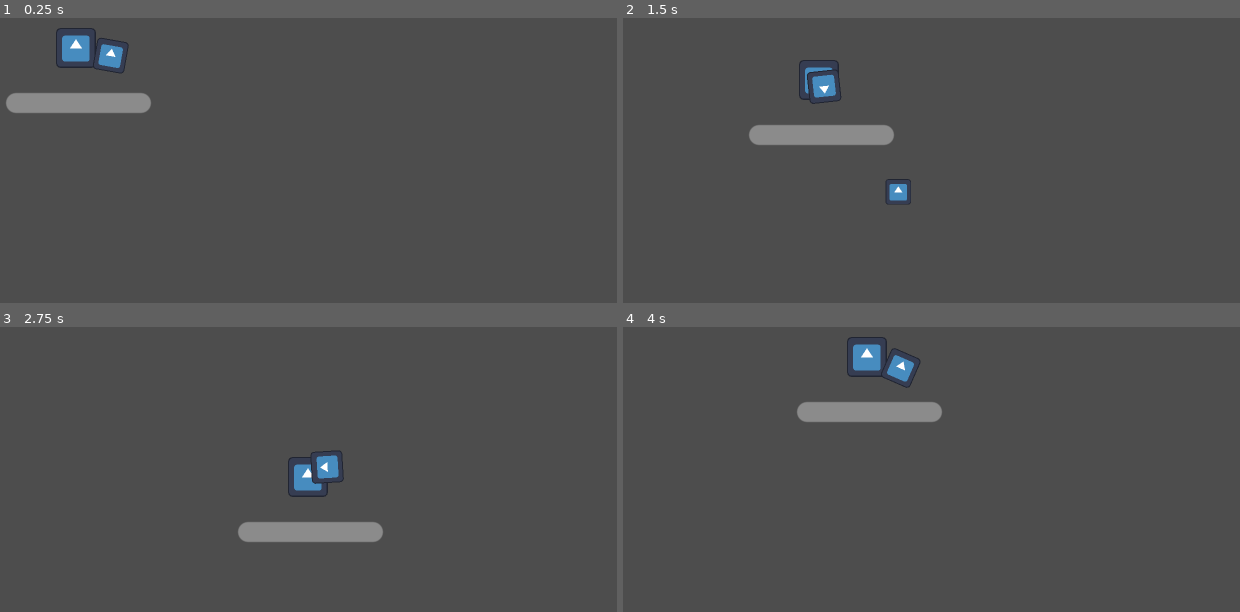
Above: before the commit, frames 1-4 (two rows, left to right).
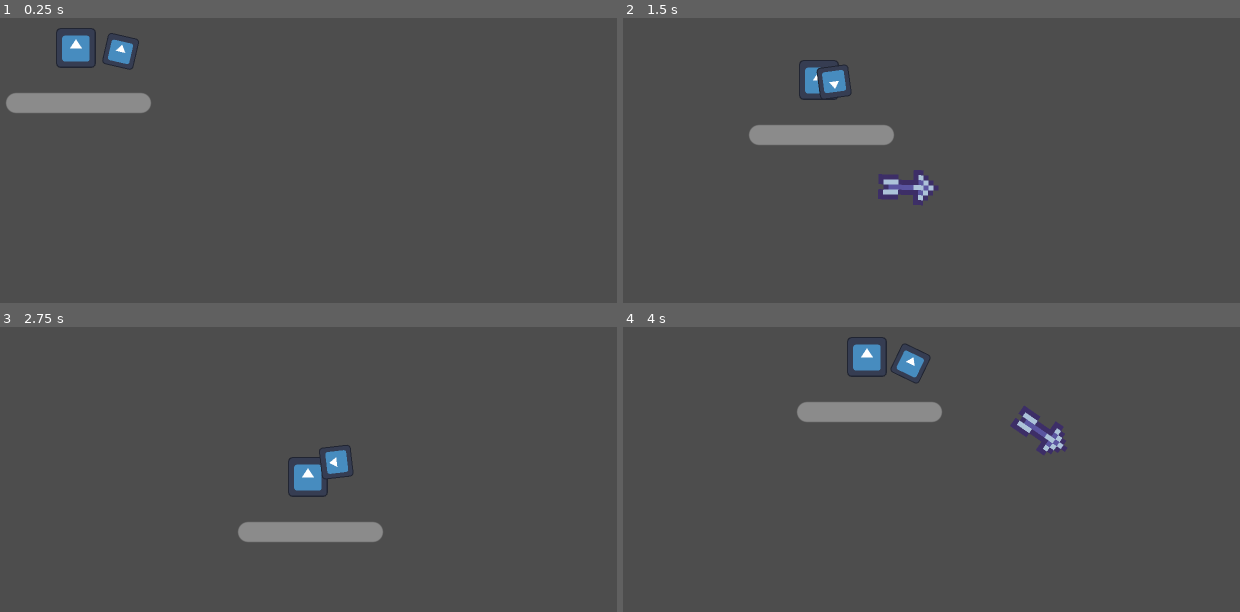
Above: after the commit, the same moments.

Repository: Renan-G-projec/DungeonWarrior
Game: Godot game, scene res://scenes/main.tscn
Two runs of this game, one before a commit and one after it. Both use one fixed random seed, a clock stepped at 60 frames per second and the inputs below. The engine's default icon, where the game draws it, is replaced by a stand-in: a white triangle on a blue panel in a dark square.
Inputs (mouse positions are in pixels of both pictures, inside the frame that each line leads up to):
- Up to frame 1 (0.25 s): no input
- Up to frame 2 (1.5 s): tap Enter at 0.5 s; move the mouse to (1036, 55) at 0.52 s; hold D (walk_right) 0.53-1.28 s; click (1036, 55) at 0.6 s; move the mouse to (697, 100) at 1.27 s; hold S (walk_down) from 1.28 s (still down); click (697, 100) at 1.35 s
- Up to frame 3 (2.75 s): move the mouse to (outside the picture) at 2.02 s; release S (walk_down) at 2.03 s; hold D (walk_right) from 2.03 s (still down); tap Alt at 2.1 s; click (outside the picture) at 2.3 s
- Up to frame 4 (4 s): move the mouse to (820, 478) at 2.77 s; release D (walk_right) at 2.78 s; hold W (walk_up) 2.78-3.53 s; tap Shift at 2.85 s; click (820, 478) at 3.05 s; move the mouse to (1098, 455) at 3.52 s; hold A (walk_left) from 3.53 s (still down); click (1098, 455) at 3.6 s

The runs differ from the first frame. In frame 1, 0.4% of the frame differs, in the area x 15-23%, y 5-20%; in frame 2, 1.2%, in the area x 29-52%, y 16-66%; in frame 3, 0.5%; in frame 4, 1.2%.

Commit message:
feat: Added Bow and fixed recharging race condition. AMDG

Diff:
--- a/features/player/player.gd
+++ b/features/player/player.gd
@@ -32,3 +32,7 @@
 		$Sprite2D.flip_h = true
 	elif _input_direction.x > 0.0:
 		$Sprite2D.flip_h = false
+
+
+func _on_bow_ammo_changed(new_ammo: int) -> void:
+	print(new_ammo)
--- a/features/player/player.tscn
+++ b/features/player/player.tscn
@@ -4,15 +4,14 @@
 [ext_resource type="Texture2D" uid="uid://bcs3p5vdech0p" path="res://icon.svg" id="1_sjcu7"]
 [ext_resource type="Script" uid="uid://c7gd8nrwsduhk" path="res://features/components/health_component.gd" id="3_emvbc"]
 [ext_resource type="PackedScene" uid="uid://cr6e8ow0yxrfy" path="res://features/components/lifebar.tscn" id="4_i250s"]
-[ext_resource type="PackedScene" uid="uid://bvc4oqeaqkdcs" path="res://features/weapons/bullet_weapon.tscn" id="5_6xbq4"]
-[ext_resource type="PackedScene" uid="uid://hjqp6neu5qh2" path="res://features/weapons/bullets/bullet_base.tscn" id="6_y2cyt"]
+[ext_resource type="PackedScene" uid="uid://ekpvivw2k8ru" path="res://features/weapons/weapons/bow.tscn" id="5_6xbq4"]
 
 [sub_resource type="RectangleShape2D" id="RectangleShape2D_d1p6d"]
 size = Vector2(8, 8)
 
 [node name="Player" type="CharacterBody2D" unique_id=2017001837 node_paths=PackedStringArray("weapon")]
 script = ExtResource("1_fcb3x")
-weapon = NodePath("BulletWeapon")
+weapon = NodePath("Bow")
 
 [node name="Sprite2D" type="Sprite2D" parent="." unique_id=440381024]
 position = Vector2(4.7683716e-07, -1.4305115e-06)
@@ -33,8 +32,8 @@
 offset_bottom = 9.0
 bind_health_component = NodePath("../HealthComponent")
 
-[node name="BulletWeapon" parent="." unique_id=148830378 instance=ExtResource("5_6xbq4")]
-position = Vector2(4, 1)
-bullet = ExtResource("6_y2cyt")
-ammo = 1000
-max_ammo = 1000
+[node name="Bow" parent="." unique_id=148830378 instance=ExtResource("5_6xbq4")]
+position = Vector2(6, 0)
+
+[connection signal="ammo_changed" from="Bow" to="." method="_on_bow_ammo_changed"]
+[connection signal="started_recharging" from="Bow" to="." method="_on_bow_started_recharging"]
--- a/features/weapons/bullet_weapon.gd
+++ b/features/weapons/bullet_weapon.gd
@@ -23,22 +23,26 @@
 signal started_recharging()
 signal ended_recharging()
 
-var _can_attack: bool = true
+var _is_recharging: bool = false
+var _is_on_cooldown: bool = false
 
 func attack() -> void:
-	if !_can_attack: return
+	if _is_recharging || _is_on_cooldown: return
 
 	var instantiated_bullet = bullet.instantiate()
 	get_tree().root.add_child(instantiated_bullet)
 
 	instantiated_bullet.velocity = Vector2.ONE * bullet_velocity
 	instantiated_bullet.global_position = %BulletSpawn.global_position
+	instantiated_bullet.rotation = rotation
 
-	_can_attack = false
+	_is_on_cooldown = true
 	ammo -= 1
+	%ShootCooldown.start()
 
 func start_recharging() -> void:
-	_can_attack = false
+	if _is_recharging: return
+	_is_recharging = true
 	started_recharging.emit()
 	%RechargeCooldown.start()
 
@@ -48,12 +52,11 @@
 func _to_mouse() -> float:
 	return (get_global_mouse_position() - global_position).angle()
 
-
 func _on_shoot_cooldown_timeout() -> void:
-	_can_attack = true
-
+	_is_on_cooldown = false
 
 func _on_recharge_cooldown_timeout() -> void:
-	_can_attack = true
+	_is_recharging = false
+
 	ammo = max_ammo
 	ended_recharging.emit()
--- a/features/weapons/bullet_weapon.tscn
+++ b/features/weapons/bullet_weapon.tscn
@@ -18,10 +18,11 @@
 
 [node name="ShootCooldown" type="Timer" parent="." unique_id=1198439160]
 unique_name_in_owner = true
-wait_time = 0.1
+wait_time = 0.3
 
 [node name="RechargeCooldown" type="Timer" parent="." unique_id=652784013]
 unique_name_in_owner = true
+wait_time = 3.0
 
 [connection signal="timeout" from="ShootCooldown" to="." method="_on_shoot_cooldown_timeout"]
 [connection signal="timeout" from="RechargeCooldown" to="." method="_on_recharge_cooldown_timeout"]
--- /dev/null
+++ b/features/weapons/bullets/arrow/bullet_arrow.tscn
@@ -0,0 +1,17 @@
+[gd_scene format=3 uid="uid://dsxik7rm7omd4"]
+
+[ext_resource type="PackedScene" uid="uid://hjqp6neu5qh2" path="res://features/weapons/bullets/bullet_base.tscn" id="1_0sw6j"]
+[ext_resource type="Texture2D" uid="uid://bqct4glwrmc87" path="res://features/weapons/bullets/arrow/Arrow.png" id="2_ahr5o"]
+
+[sub_resource type="RectangleShape2D" id="RectangleShape2D_3fqw6"]
+size = Vector2(11, 6)
+
+[node name="BulletArrow" unique_id=631913319 instance=ExtResource("1_0sw6j")]
+
+[node name="CollisionShape2D" parent="." index="0" unique_id=844408338]
+position = Vector2(-0.5, 0)
+shape = SubResource("RectangleShape2D_3fqw6")
+
+[node name="Sprite2D" parent="." index="1" unique_id=19741843]
+scale = Vector2(1, 1)
+texture = ExtResource("2_ahr5o")
--- a/features/weapons/bullets/bullet_base.gd
+++ b/features/weapons/bullets/bullet_base.gd
@@ -16,7 +16,7 @@
 	queue_free()
 
 func _on_body_entered(body: Node2D) -> void:
-	var enemy_hc := body.get_node("HeatlhComponent") as HealthComponent
+	var enemy_hc := body.get_node_or_null("HealthComponent") as HealthComponent
 	if enemy_hc:
 		enemy_hc.take_damage(damage)
 		_destroy()
--- /dev/null
+++ b/features/weapons/weapons/bow.tscn
@@ -0,0 +1,10 @@
+[gd_scene format=3 uid="uid://ekpvivw2k8ru"]
+
+[ext_resource type="PackedScene" uid="uid://bvc4oqeaqkdcs" path="res://features/weapons/bullet_weapon.tscn" id="1_vbkvu"]
+[ext_resource type="PackedScene" uid="uid://dsxik7rm7omd4" path="res://features/weapons/bullets/arrow/bullet_arrow.tscn" id="2_pvikp"]
+
+[node name="Bow" unique_id=148830378 instance=ExtResource("1_vbkvu")]
+bullet = ExtResource("2_pvikp")
+
+[node name="RechargeCooldown" parent="." index="3" unique_id=652784013]
+wait_time = 0.8
Binary file added: features/weapons/bullets/arrow/Arrow.png
Not shown, added: features/weapons/bullets/arrow/Arrow.png.import
